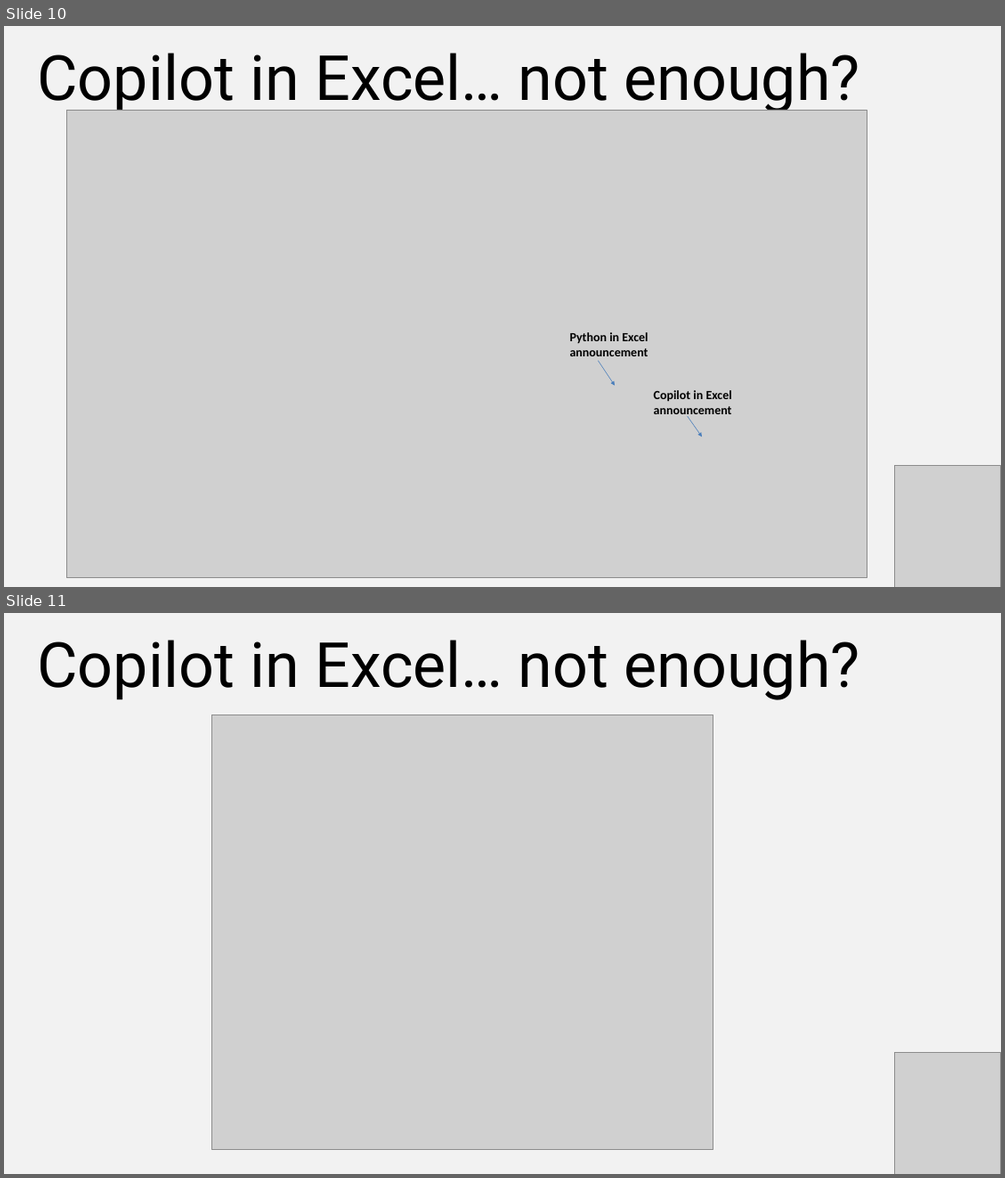
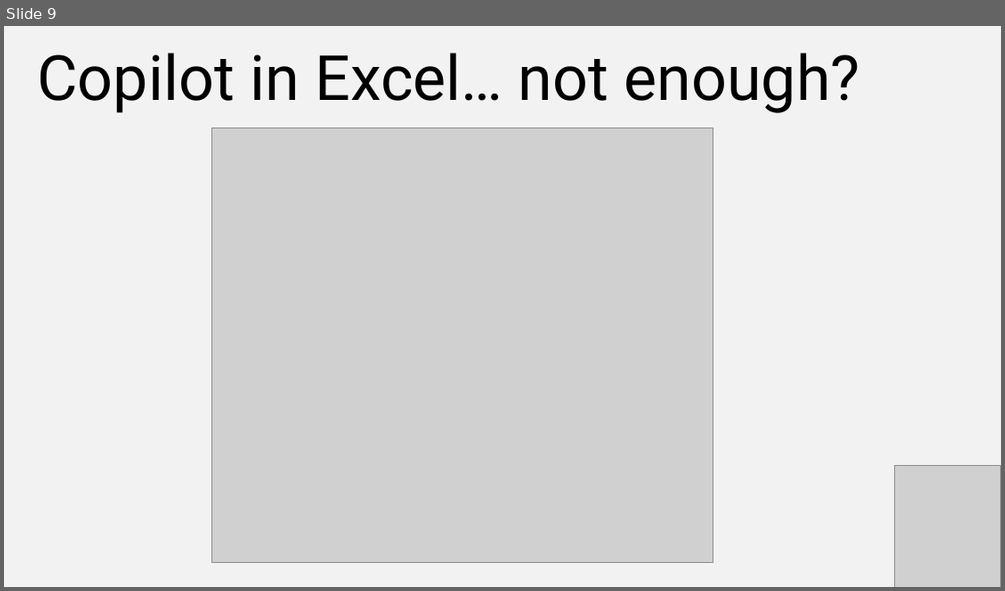
Before and after one commit to stringfestdata/xlgs-python-excel-copilot, a slide deck: xlgs-python-excel-copilot-slides.pptx. Shown one above the other, each under a label of ours: slides 10 and 11 before the commit, slide 9 after it. The pictures are 1005x1178 and 1005x591 pixels, drawn with LibreOffice and Linux fonts; fonts in the diff are those of the drawing; grey boxes stand for pictures. Boxes give left, top, right and bottom in pixels: in the first picture for what was removed or moved away, otherwise in the second. Text is boxed around its words. In the diff, an @@ line names an element or a change of style, - is before the commit and + after.

```diff
--- a/xlgs-python-excel-copilot-slides.pptx
+++ b/xlgs-python-excel-copilot-slides.pptx
@@ slide 10 removed at [4, 26, 1001, 587], background #F2F2F2 @@
@@ text removed at [37, 53, 860, 114] @@
-Copilot in Excel… not enough?
@@ picture removed at [66, 110, 866, 578] @@
@@ text removed at [570, 332, 648, 356] @@
-Python in Excel announcement
@@ arrow removed from (599, 361) to (615, 386) @@
@@ text removed at [654, 390, 732, 418] @@
-Copilot in Excel announcement
@@ arrow removed from (688, 416) to (702, 436) @@
@@ picture removed at [895, 465, 1000, 587] @@
@@ what was slide 11 is now slide 9 @@
```
Also in this commit, not shown: 1 other slide removed.
